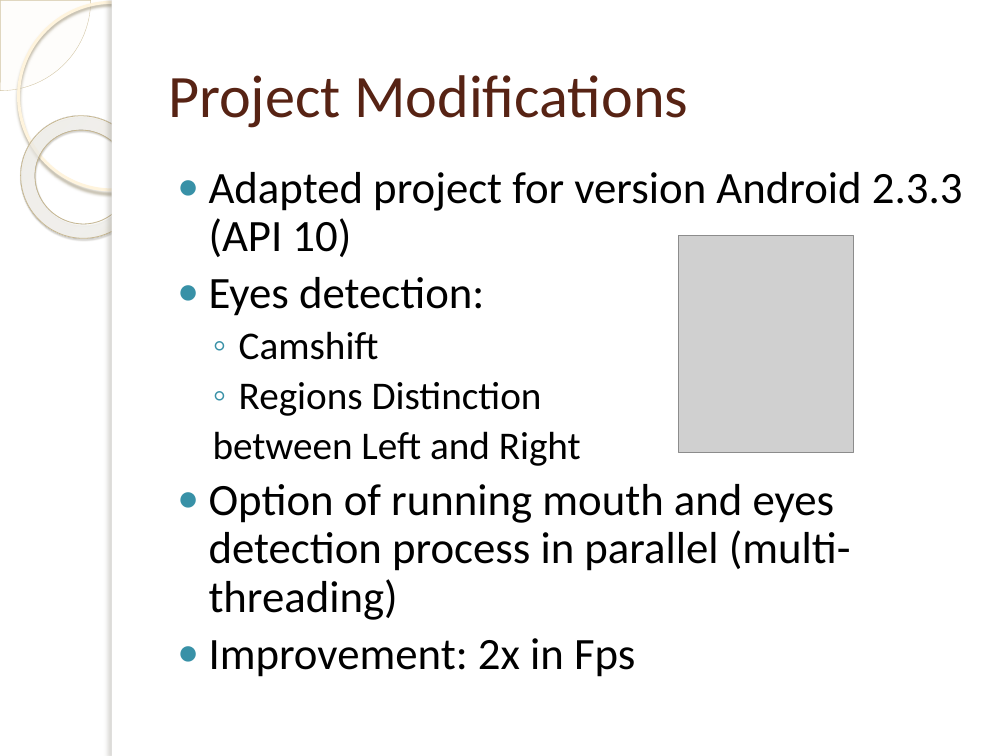
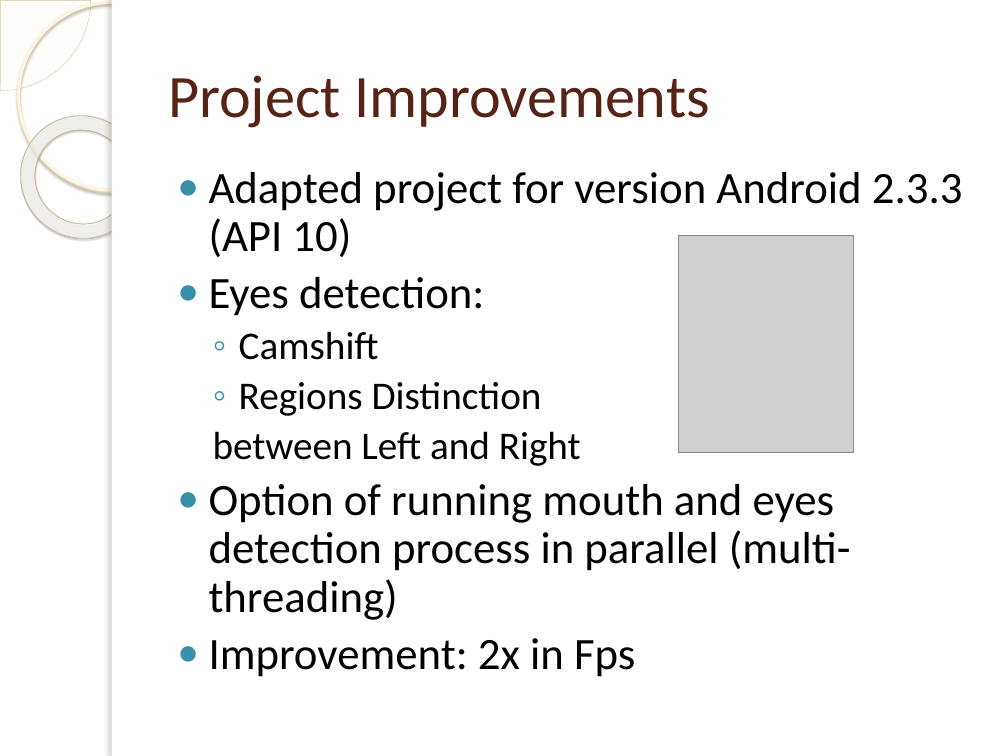
Before and after one commit to OrionGG/ivandroid, a slide deck: slide 9 of Presentacion/doc/EMOTICONIZER.pptx (slide 8 before the commit). Drawn at 1008x756 pixels with LibreOffice and Linux fonts; fonts in the diff are those of the drawing; grey boxes stand for pictures; background and template pictures are left out. Boxes give left, top, right and bottom in pixels: in the first picture for what was removed or moved away, otherwise in the second. Text is boxed around its words. In the diff, an @@ line names an element or a change of style, - is before the commit and + after.

```diff
--- a/Presentacion/doc/EMOTICONIZER.pptx
+++ b/Presentacion/doc/EMOTICONIZER.pptx
@@ title at box(168, 75, 709, 128): text changed @@
-Project Modifications
+Project Improvements
```
Also in this commit, not shown: 4 other slides changed, 3 slides added, 1 slide removed, 4 other files.
